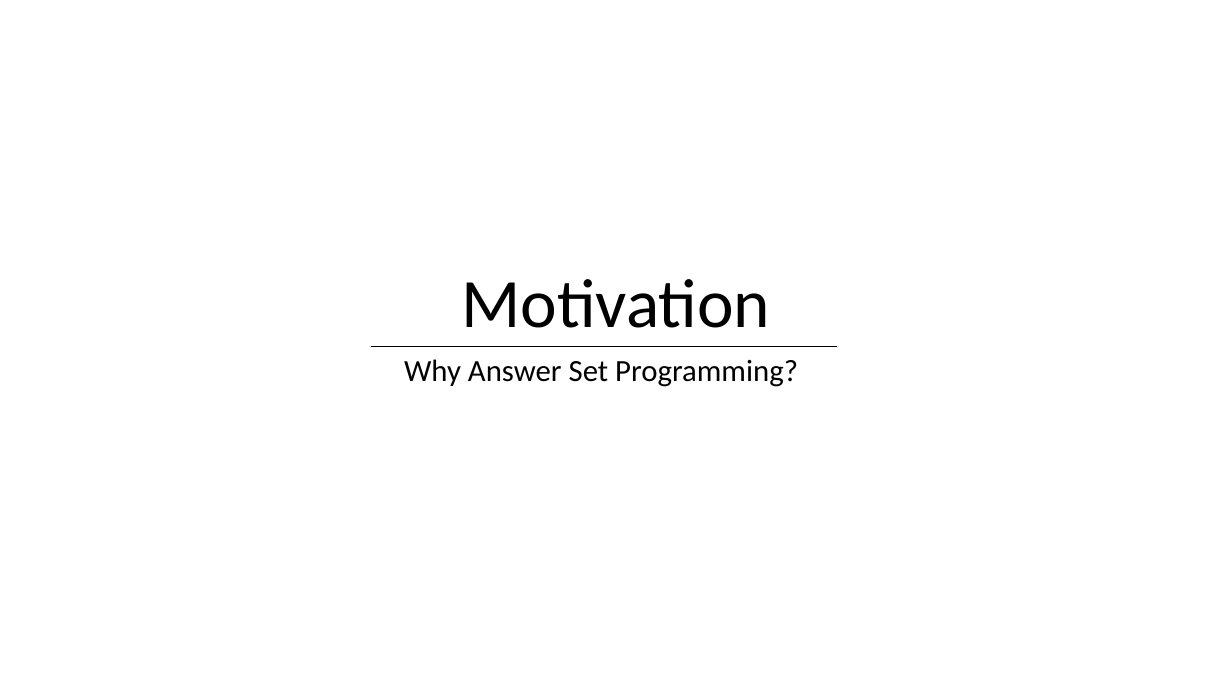
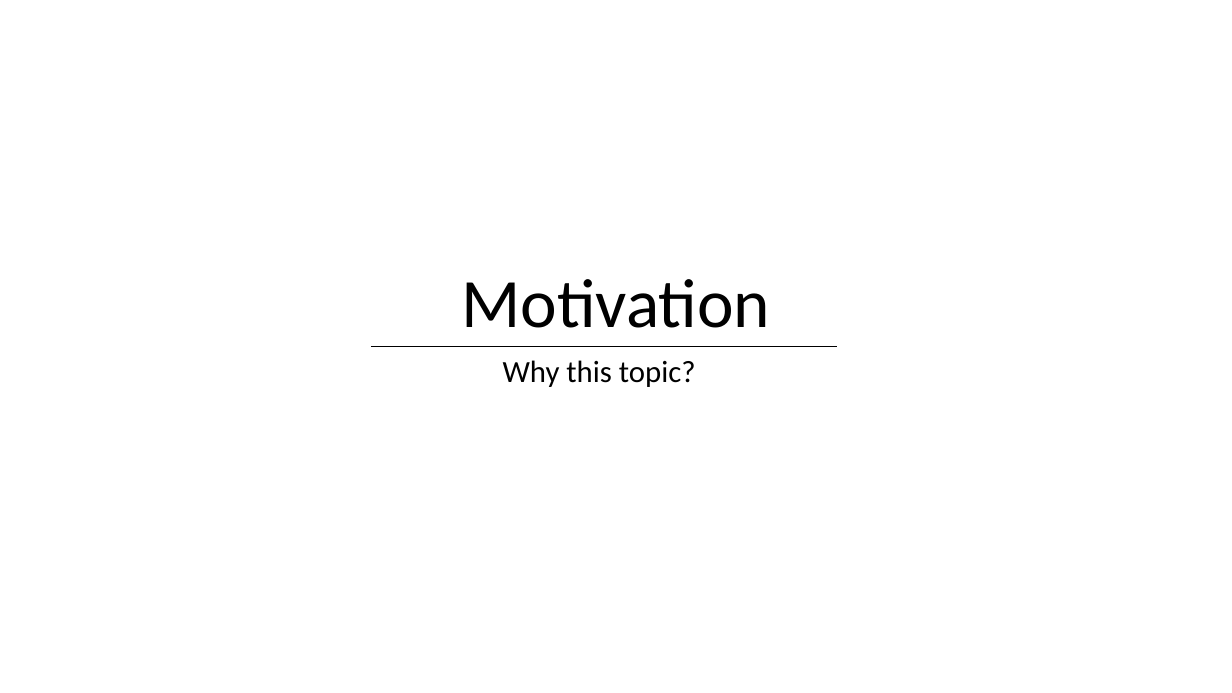
Before and after one commit to DhruvaPendharkar/thesis-project, a slide deck: slide 3 of Notes/ThesisPresentation.pptx. Drawn at 1232x693 pixels with LibreOffice and Linux fonts; fonts in the diff are those of the drawing. Boxes give left, top, right and bottom in pixels: in the first picture for what was removed or moved away, otherwise in the second. Text is boxed around its words. In the diff, an @@ line names an element or a change of style, - is before the commit and + after.

Commit message:
Updating presentation

```diff
--- a/Notes/ThesisPresentation.pptx
+++ b/Notes/ThesisPresentation.pptx
@@ text at bbox=[503, 360, 696, 387]: text changed @@
-Why Answer Set Programming?
+Why this topic?
```
Also in this commit, not shown: 4 other slides changed, 8 slides added.
